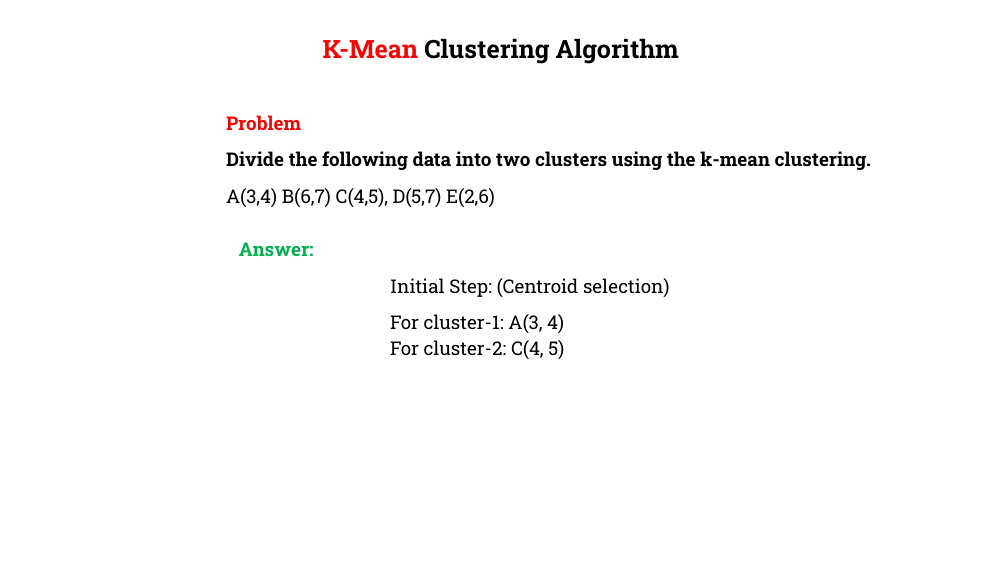
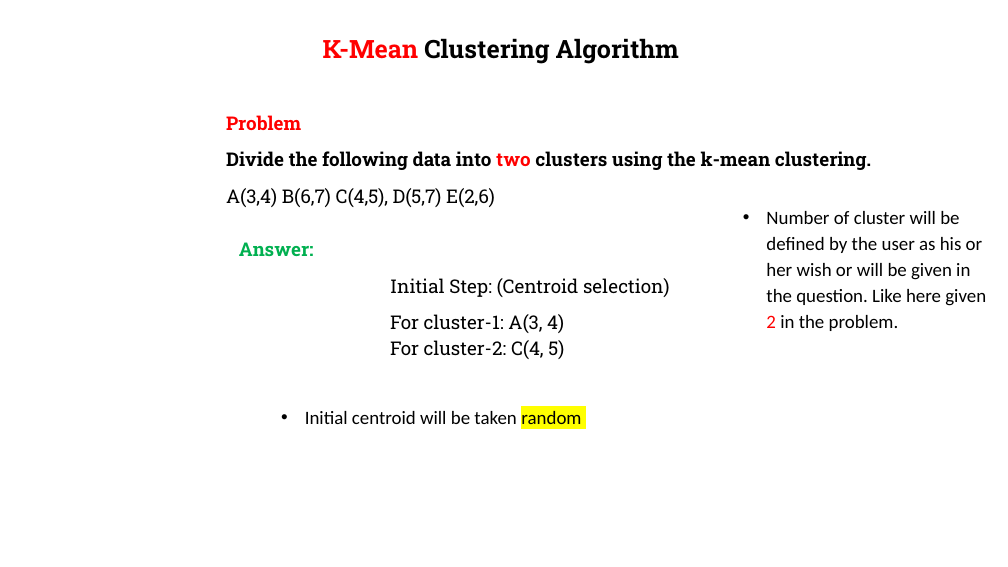
Before and after one commit to gmrr40058/data-science-ml-python-ostad, a slide deck: slide 6 of Class Modules/Module 14_Machine Learning-K Means Clustering, Time Seires Analysis/Class 1_K Means Clustering/K-Mean Clustering.pptx (slide 4 before the commit). Drawn at 1008x567 pixels with LibreOffice and Linux fonts; fonts in the diff are those of the drawing; background and template pictures are left out. Boxes give left, top, right and bottom in pixels: in the first picture for what was removed or moved away, otherwise in the second. Text is boxed around its words. In the diff, an @@ line names an element or a change of style, - is before the commit and + after.

```diff
--- a/Class Modules/Module 14_Machine Learning-K Means Clustering, Time Seires Analysis/Class 1_K Means Clustering/K-Mean Clustering.pptx
+++ b/Class Modules/Module 14_Machine Learning-K Means Clustering, Time Seires Analysis/Class 1_K Means Clustering/K-Mean Clustering.pptx
@@ text at [226,151,871,170]: text colour #000000 to #FF0000 in "two" @@
@@ text added at [766,211,986,331], 18 pt, text #000000 @@
+• Number of cluster will be defined by the user as his or her wish or will be given in the question. Like here given 2 in the problem.
@@ text added at [305,411,581,424], 18 pt, text #000000 @@
+• Initial centroid will be taken random
```
Also in this commit, not shown: 4 other slides changed, 6 slides added, 1 other file.
